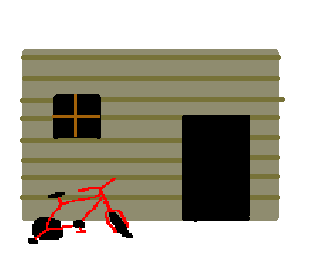
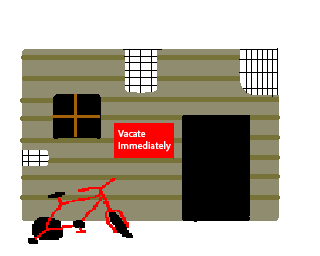
Layers edited between the first and the second (320, 256) image:
added layer "Vacate Immediately" above "Layer 3" over left=118, top=130, right=171, bottom=152
renamed "Layer 4" to "Layer 3", painted on it over left=114, top=123, right=174, bottom=159
moved "Layer 1" above "Layer 2", painted on it over left=21, top=48, right=285, bottom=166
renamed "Layer 3" to "Layer 2", painted on it over left=22, top=49, right=174, bottom=166
